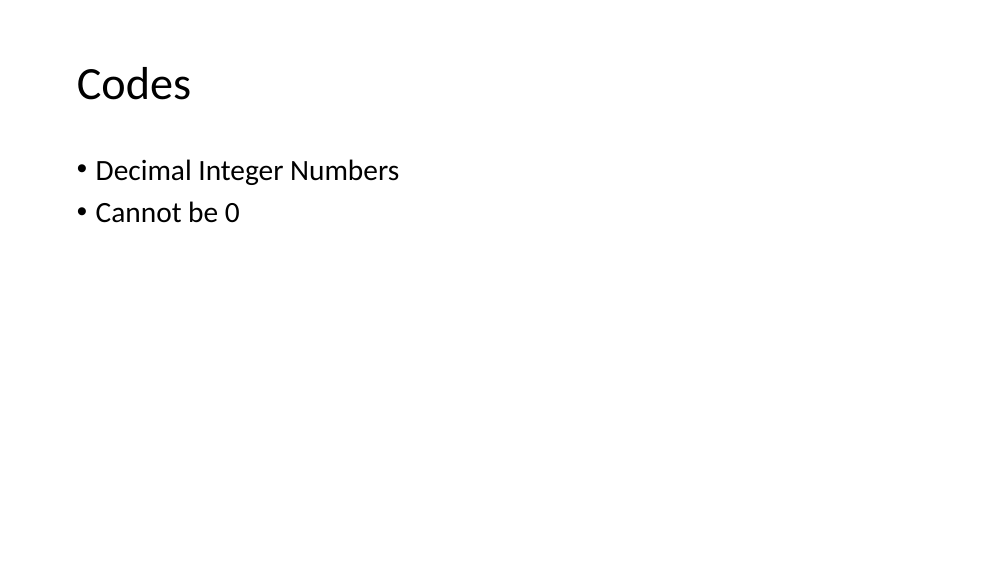
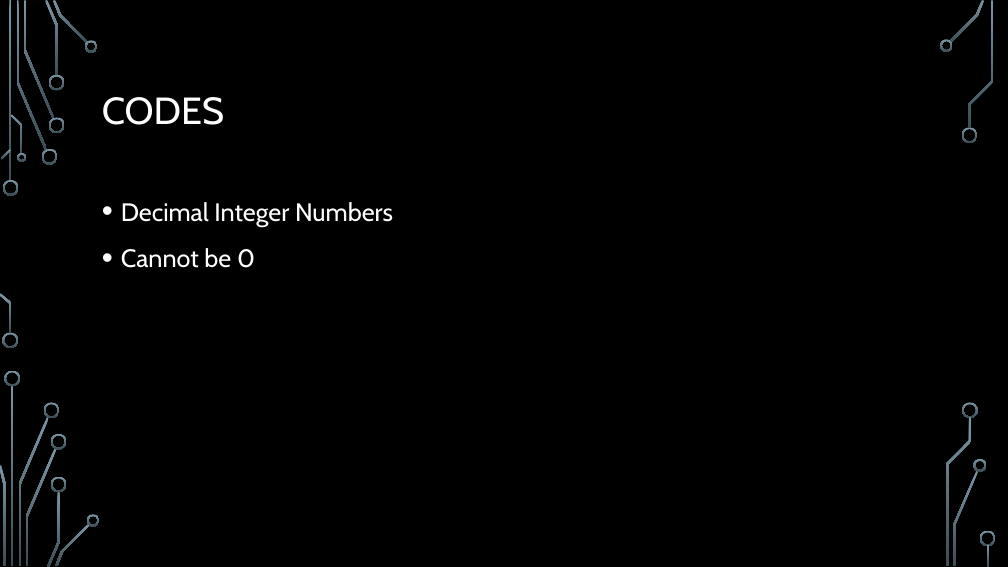
Before and after one commit to prasnitt/treasure-hunt-csharp, a slide deck: slide 9 of Design.pptx (slide 2 before the commit). Drawn at 1008x567 pixels with LibreOffice and Linux fonts; fonts in the diff are those of the drawing; background and template pictures are left out. Boxes give left, top, right and bottom in pixels: in the first picture for what was removed or moved away, otherwise in the second. Text is boxed around its words. In the diff, an @@ line names an element or a change of style, - is before the commit and + after.

```diff
--- a/Design.pptx
+++ b/Design.pptx
@@ background #FFFFFF to picture (left out) @@
@@ title at box(102, 97, 224, 125): text changed; size 44 to 36 pt; font Calibri to Cabin; text colour #000000 to #FFFFFF @@
-Codes
+CODES
@@ text "Decimal Integer Numbers": place and size @@
-text "Decimal Integer Numbers" at box(96, 159, 399, 223)
+text "Decimal Integer Numbers" at box(121, 202, 393, 268)
@@ text "Decimal Integer Numbers" at box(121, 202, 393, 268): size 28 to 24 pt, font Calibri to Cabin, text colour #000000 to #FFFFFF; line spacing 0.9 to 1.2 @@
@@ group added at box(0, 0, 996, 567): 33 freeform shapes, 3 rectangles @@
```
Also in this commit, not shown: 6 other slides changed, 8 slides added, 1 slide removed.
